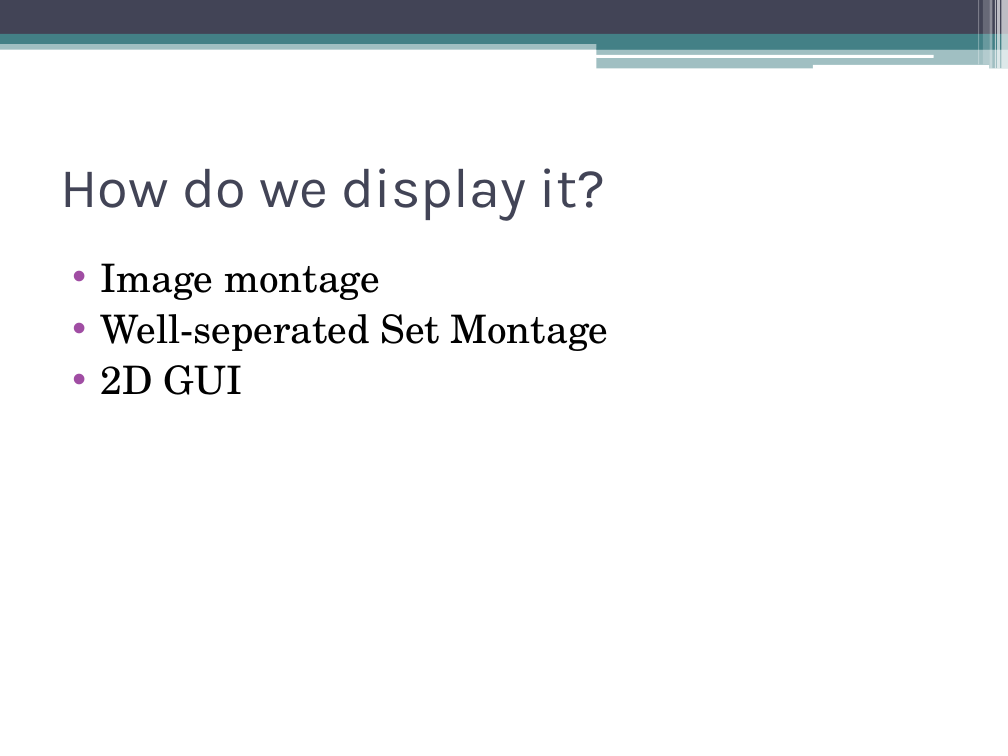
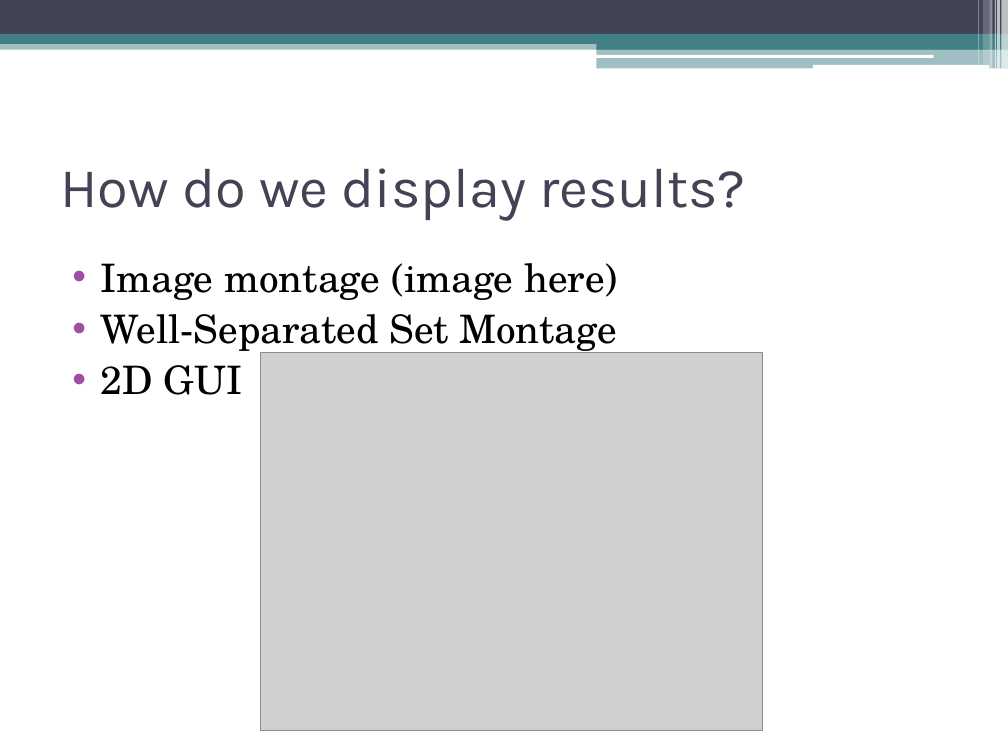
Before and after one commit to dyross/davidrossmastersproject, a slide deck: slide 18 of mastersProject/presentation/visualizationToolsForWebcams.pptx (slide 14 before the commit). Drawn at 1008x756 pixels with LibreOffice and Linux fonts; fonts in the diff are those of the drawing; grey boxes stand for pictures. Boxes give left, top, right and bottom in pixels: in the first picture for what was removed or moved away, otherwise in the second. Text is boxed around its words. In the diff, an @@ line names an element or a change of style, - is before the commit and + after.

Commit message:
someSlides

```diff
--- a/mastersProject/presentation/visualizationToolsForWebcams.pptx
+++ b/mastersProject/presentation/visualizationToolsForWebcams.pptx
@@ title at bbox=[60, 168, 745, 220]: text changed @@
-How do we display it?
+How do we display results?
@@ text at bbox=[101, 263, 617, 356]: text changed @@
-• Image montage
-• Well-seperated Set Montage
+• Image montage (image here)
+• Well-Separated Set Montage
@@ picture added at bbox=[260, 353, 762, 731] @@
```
Also in this commit, not shown: 3 other slides changed, 14 slides added, 1 slide removed, 1 other file.
